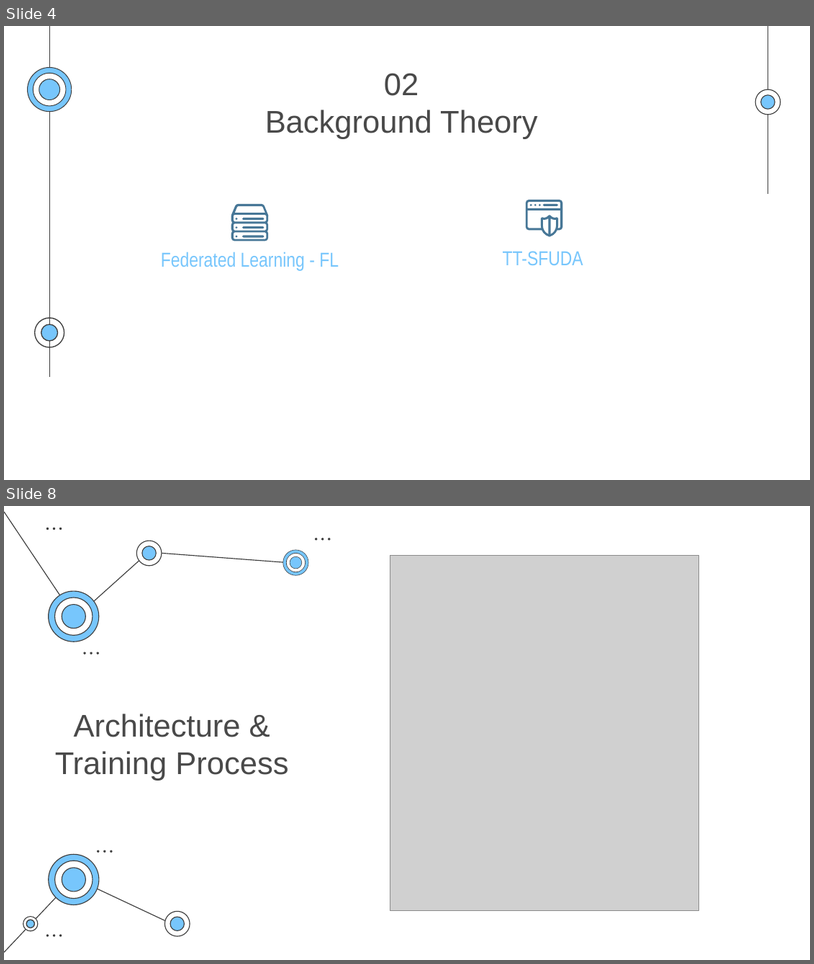
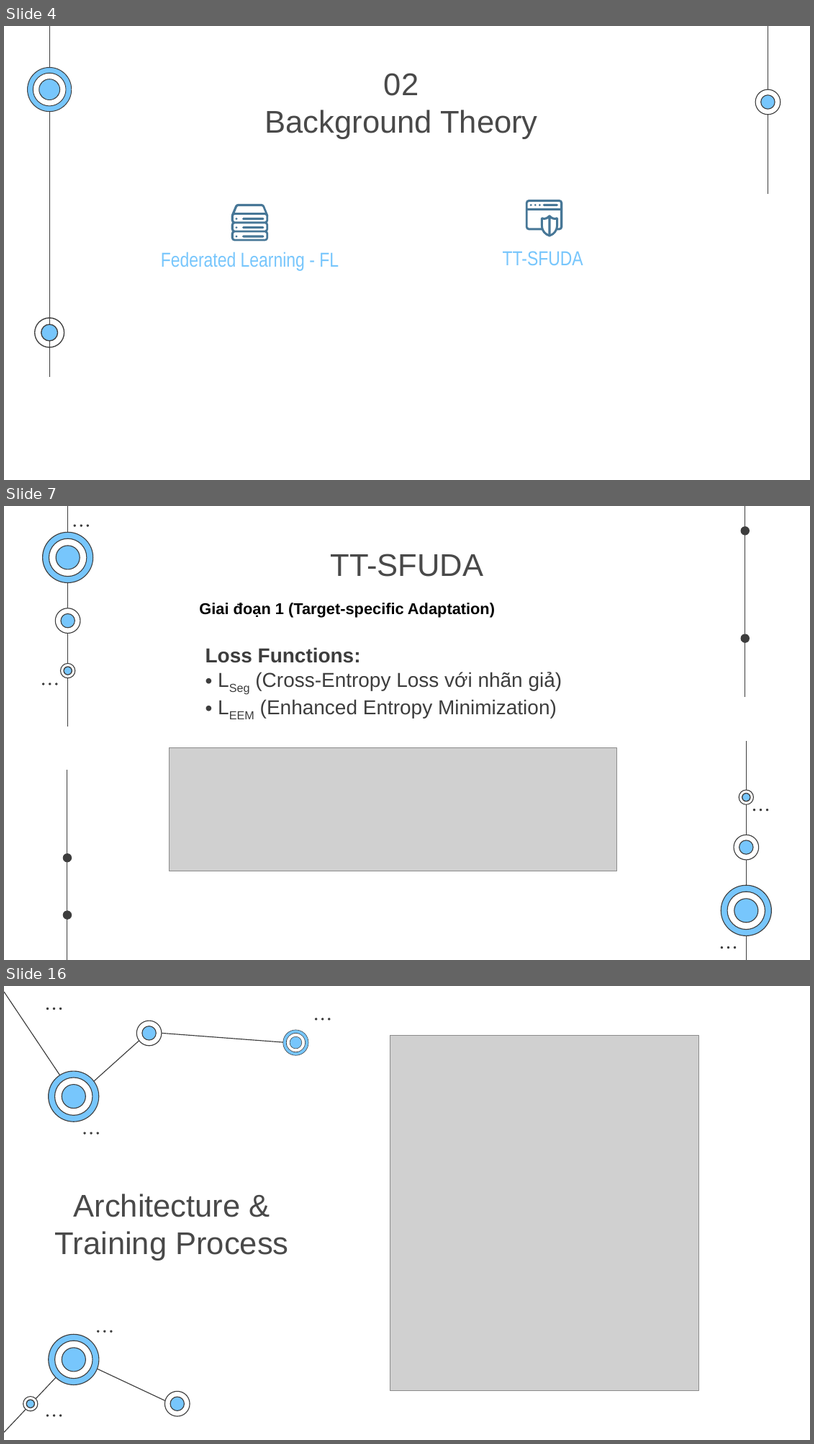
Before and after one commit to Fenteay/tt-sfuda, a slide deck: CS2311_CH200_ 250101037.pptx. Shown one above the other, each under a label of ours: slides 4 and 8 before the commit, slides 4, 7 and 16 after it; the slides between them are not shown. The pictures are 814x964 and 814x1444 pixels, drawn with LibreOffice and Linux fonts; fonts in the diff are those of the drawing; grey boxes stand for pictures. Boxes give left, top, right and bottom in pixels: in the first picture for what was removed or moved away, otherwise in the second. Text is boxed around its words. In the diff, an @@ line names an element or a change of style, - is before the commit and + after.

```diff
--- a/CS2311_CH200_ 250101037.pptx
+++ b/CS2311_CH200_ 250101037.pptx
@@ slide 7 added at <box>4,506,810,960</box>, background #FFFFFF @@
@@ group added at <box>42,506,772,960</box>: 28 freeform shapes, 16 ellipses, 4 lines @@
@@ title added at <box>331,554,484,577</box>, 28 pt, text #494949 @@
+TT-SFUDA
@@ text added at <box>199,602,495,618</box>, 14 pt, text #000000, bold @@
+Giai đoạn 1 (Target-specific Adaptation)
@@ text added at <box>206,647,563,718</box>, 18 pt, text #3D3D3D @@
+Loss Functions:
+• LSeg (Cross-Entropy Loss với nhãn giả)
+• LEEM (Enhanced Entropy Minimization)
@@ picture added at <box>170,747,617,870</box> @@
@@ what was slide 8 is now slide 16 @@
```
Also in this commit, not shown: 1 slide changed, 7 other slides added.
